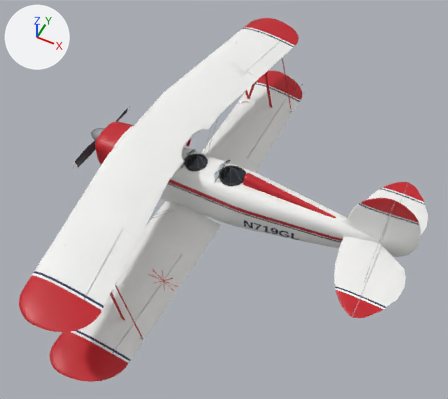
One commit to the glTF model unity/Assets/_Project/Resources/Models/great-lakes-like/great-lakes-like-own.glb: the scene before it, then after it.
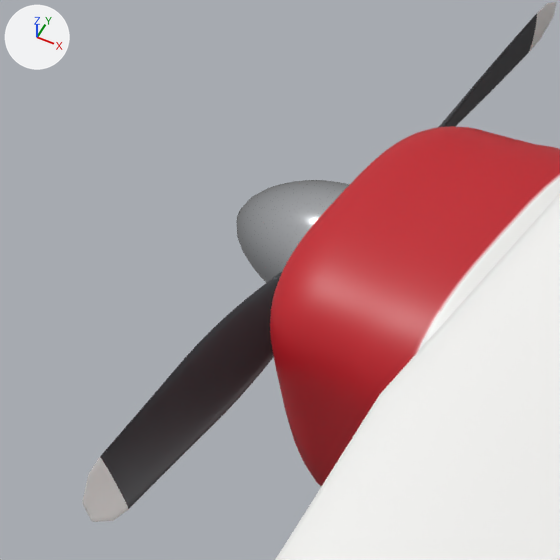
The first picture shows the older version from a 50 mm lens placed at (5.06, -6.73, 7.91), pointed at (1.77, -0.16, -0.31). The close-ups show the older and then the newer version on the part from 14% to 29% of the width and 27% to 44% of the height of that picture. Only the edits that show in the close-ups are written down. The axes (+X, +Y, +Z) are drawn at upper left. The lights are the same throughout. Where no turn or scale is listed for an object, it has been applied to the vertices.

Objects in the first close-up: 'Fuselage_Painted', 'Prop', 'Spinner', 'Wing_Upper'.
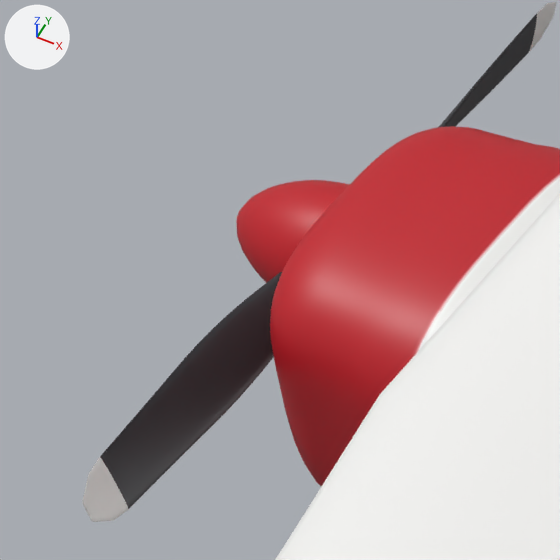
The change in detail:
Material 'Prop_spinner' (mat_prop_spinner) is new.
Its base color is (0.552, 0.0103, 0.0194) (red #c41a26).
Its roughness is 0.45.
me_spinner has 337 vertices, 670 faces and spans x -1.1..-0.806, y -0.155..0.155, z -0.155..0.155.
me_spinner no longer uses material mat_prop_spinner_chrome (white #e1e4e8).
me_spinner gains material mat_prop_spinner (red #c41a26).

Changed parts and their boxes [x1, y1, x2, y2] in the close-ups (560 x 560 px):
'Spinner', recoloured (white to red): [236, 180, 350, 283] in both
